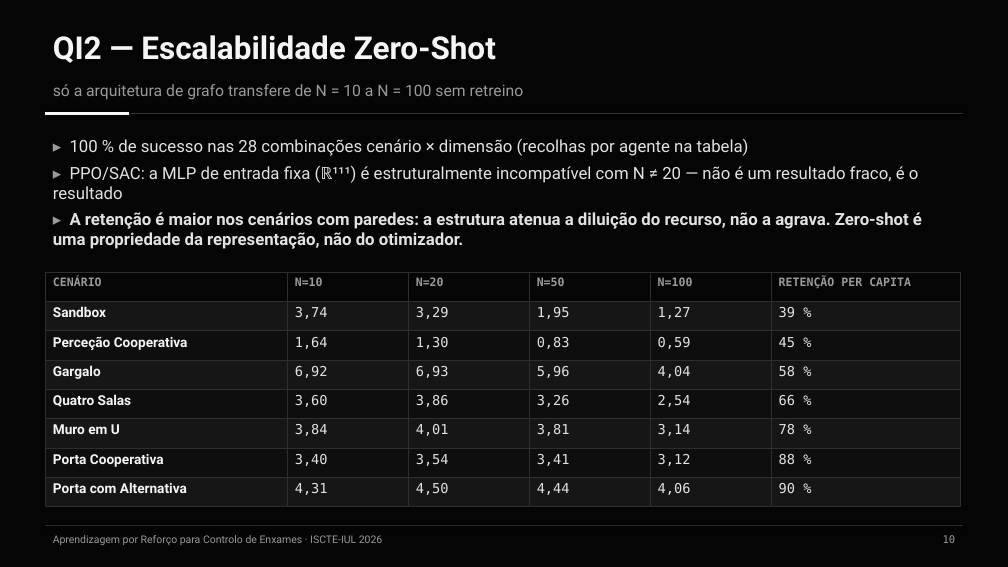
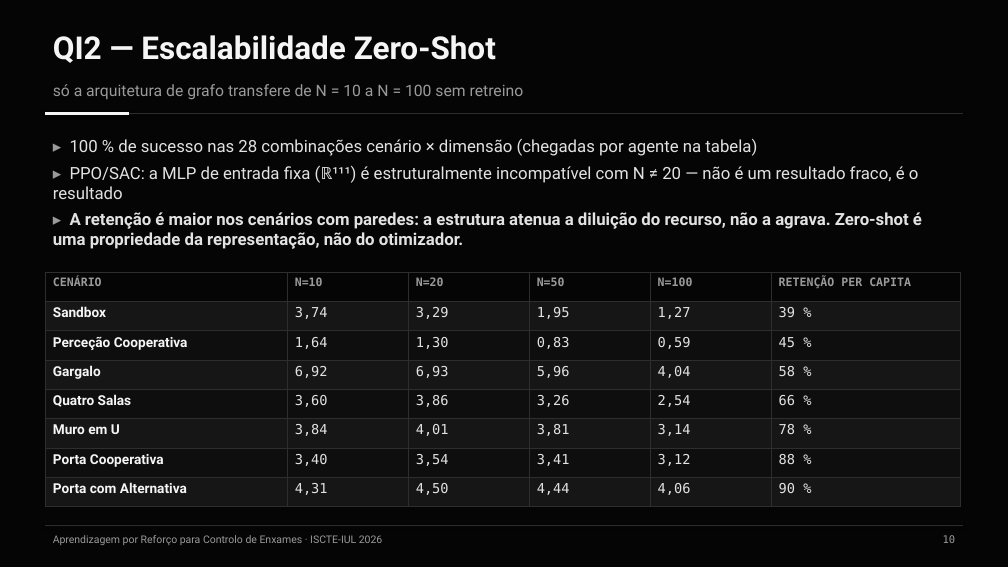
Before and after one commit to Pombo2001/swarm-robotics-tese, a slide deck: slide 11 of Defesa/slides_defesa.pptx. Drawn at 1008x567 pixels with LibreOffice and Linux fonts; fonts in the diff are those of the drawing. Boxes give left, top, right and bottom in pixels: in the first picture for what was removed or moved away, otherwise in the second. Text is boxed around its words. In the diff, an @@ line names an element or a change of style, - is before the commit and + after.

```diff
--- a/Defesa/slides_defesa.pptx
+++ b/Defesa/slides_defesa.pptx
@@ text at (x1=70, y1=139, x2=757, y2=156): text changed @@
-▸ 100 % de sucesso nas 28 combinações cenário × dimensão (recolhas por agente na tabela)
+▸ 100 % de sucesso nas 28 combinações cenário × dimensão (chegadas por agente na tabela)
```
Also in this commit, not shown: 10 other slides changed, 41 other files.
